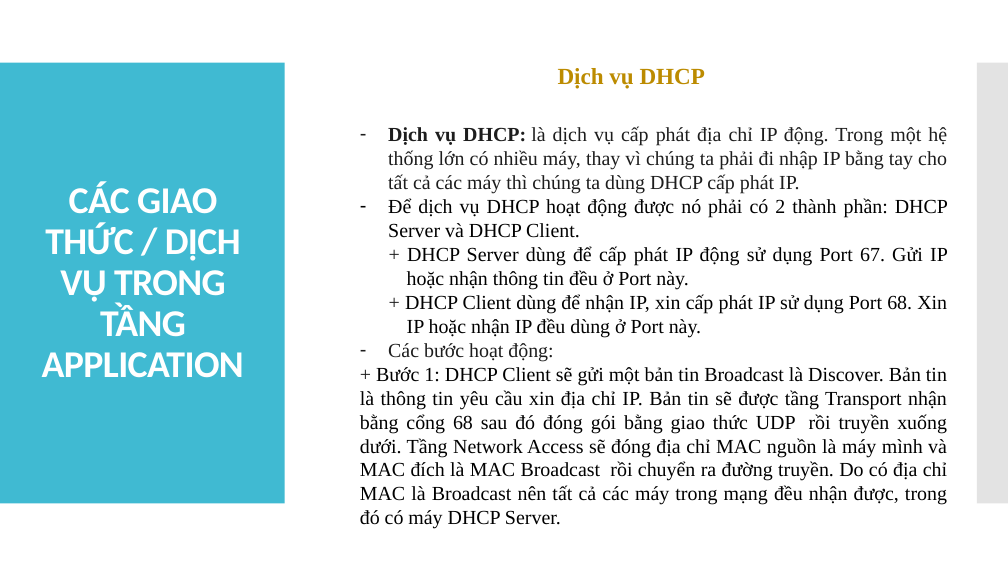
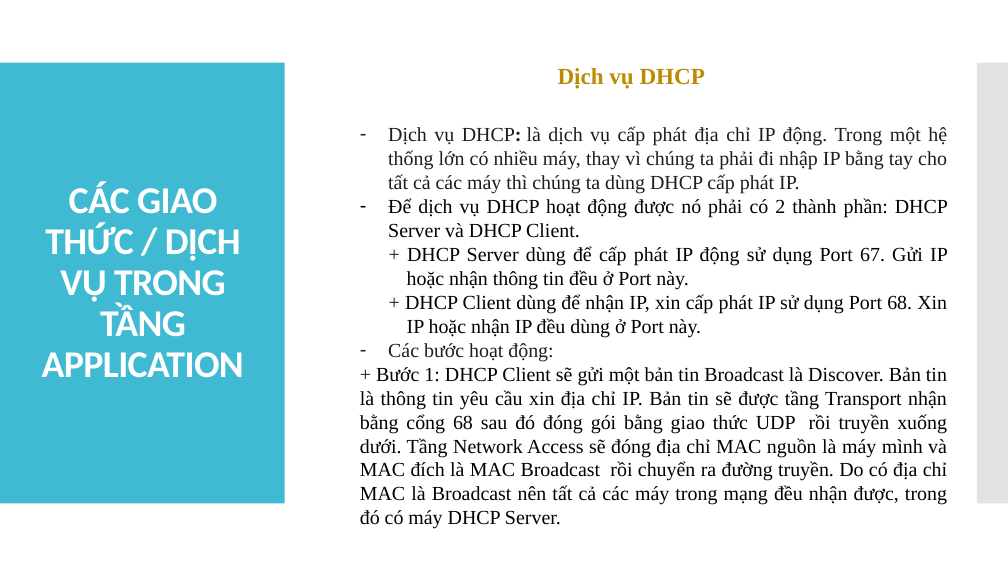
Before and after one commit to tiendatdk3493/Tai_Lieu, a slide deck: slide 18 of Topic 1.pptx. Drawn at 1008x567 pixels with LibreOffice and Linux fonts; fonts in the diff are those of the drawing. Boxes give left, top, right and bottom in pixels: in the first picture for what was removed or moved away, otherwise in the second. Text is boxed around its words. In the diff, an @@ line names an element or a change of style, - is before the commit and + after.

```diff
--- a/Topic 1.pptx
+++ b/Topic 1.pptx
@@ text at box(388, 126, 947, 194): bold off in "Dịch vụ DHCP:" @@
```
Also in this commit, not shown: 1 other slide changed, 3 slides added.
